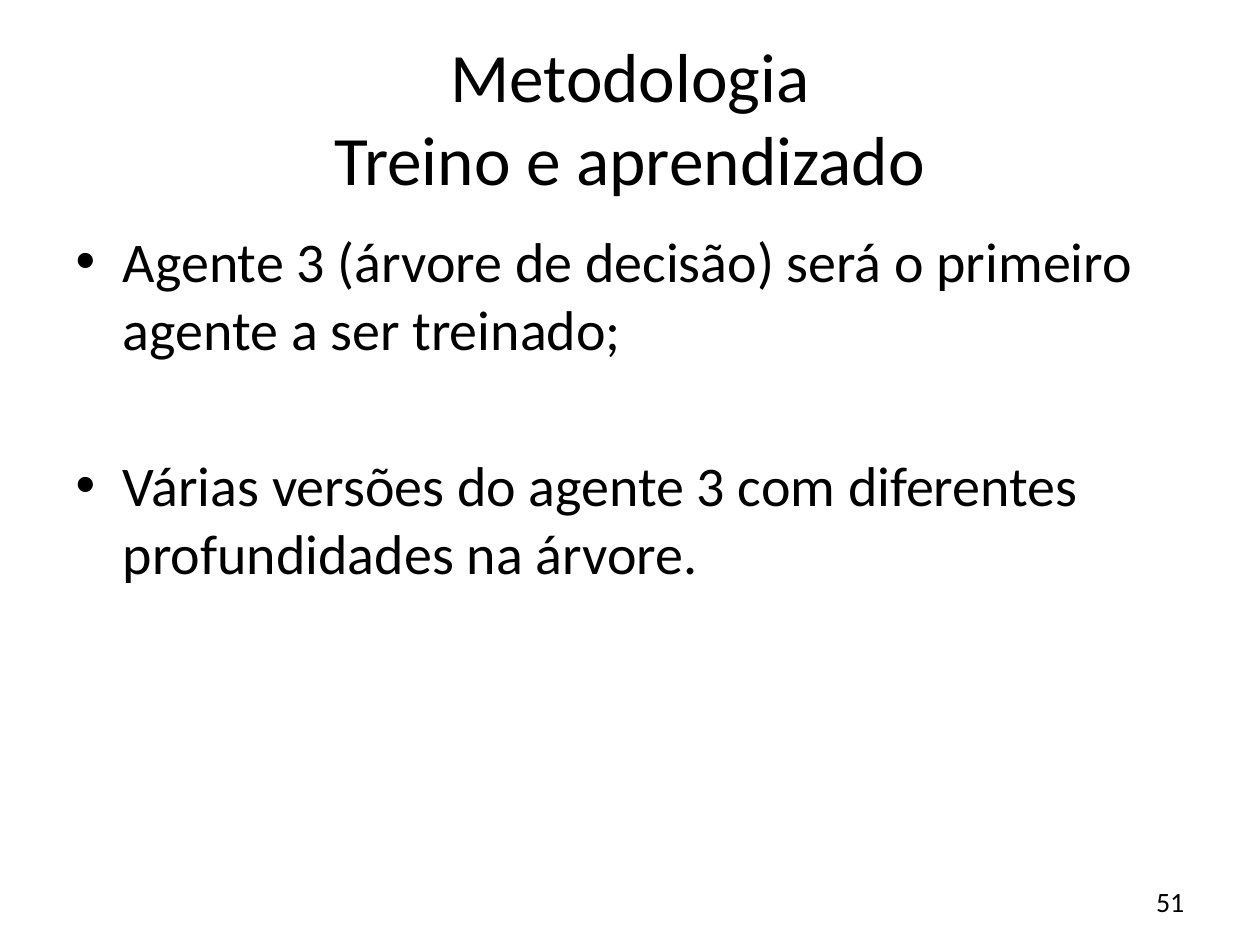
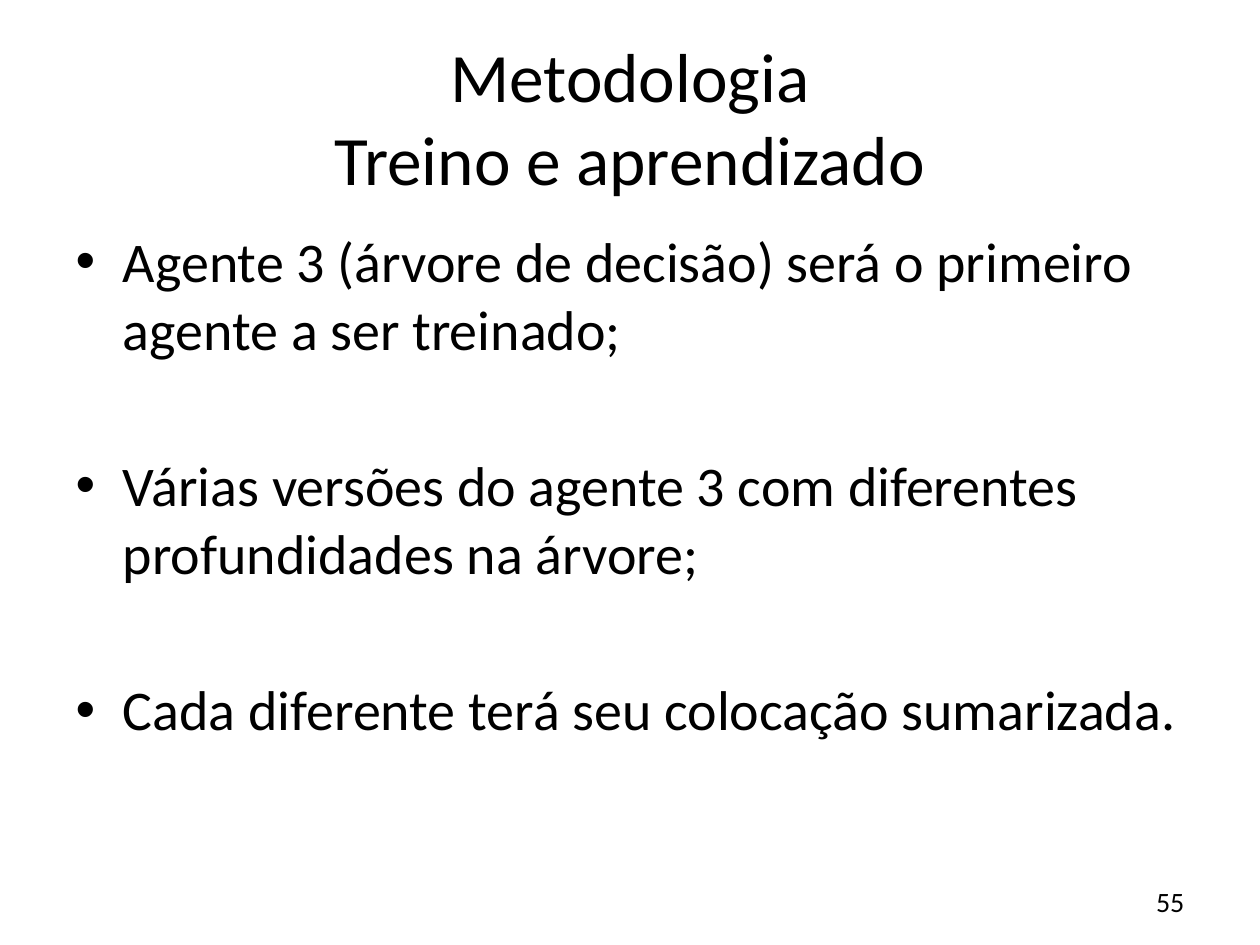
Before and after one commit to JonathanOhara/dissertacao, a slide deck: slide 55 of Apresentação Qualificação.pptx (slide 51 before the commit). Drawn at 1260x945 pixels with LibreOffice and Linux fonts; fonts in the diff are those of the drawing; background and template pictures are left out. Boxes give left, top, right and bottom in pixels: in the first picture for what was removed or moved away, otherwise in the second. Text is boxed around its words. In the diff, an @@ line names an element or a change of style, - is before the commit and + after.

```diff
--- a/Apresentação Qualificação.pptx
+++ b/Apresentação Qualificação.pptx
@@ text at [123, 467, 1176, 740]: text changed @@
-• Várias versões do agente 3 com diferentes profundidades na árvore.
+• Várias versões do agente 3 com diferentes profundidades na árvore;
+• Cada diferente terá seu colocação sumarizada.
@@ page number at [1156, 894, 1184, 912]: text changed @@
-51
+55
```
Also in this commit, not shown: 12 other slides changed, 4 slides added, 2 other files.
